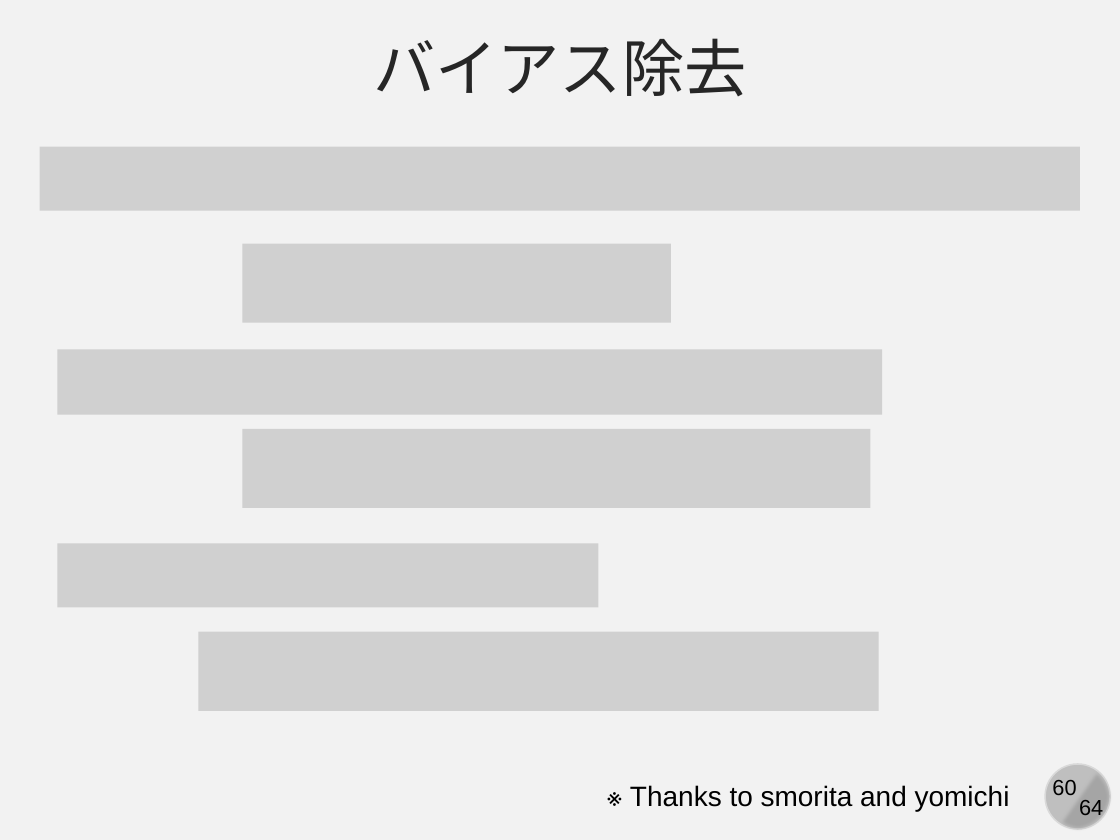
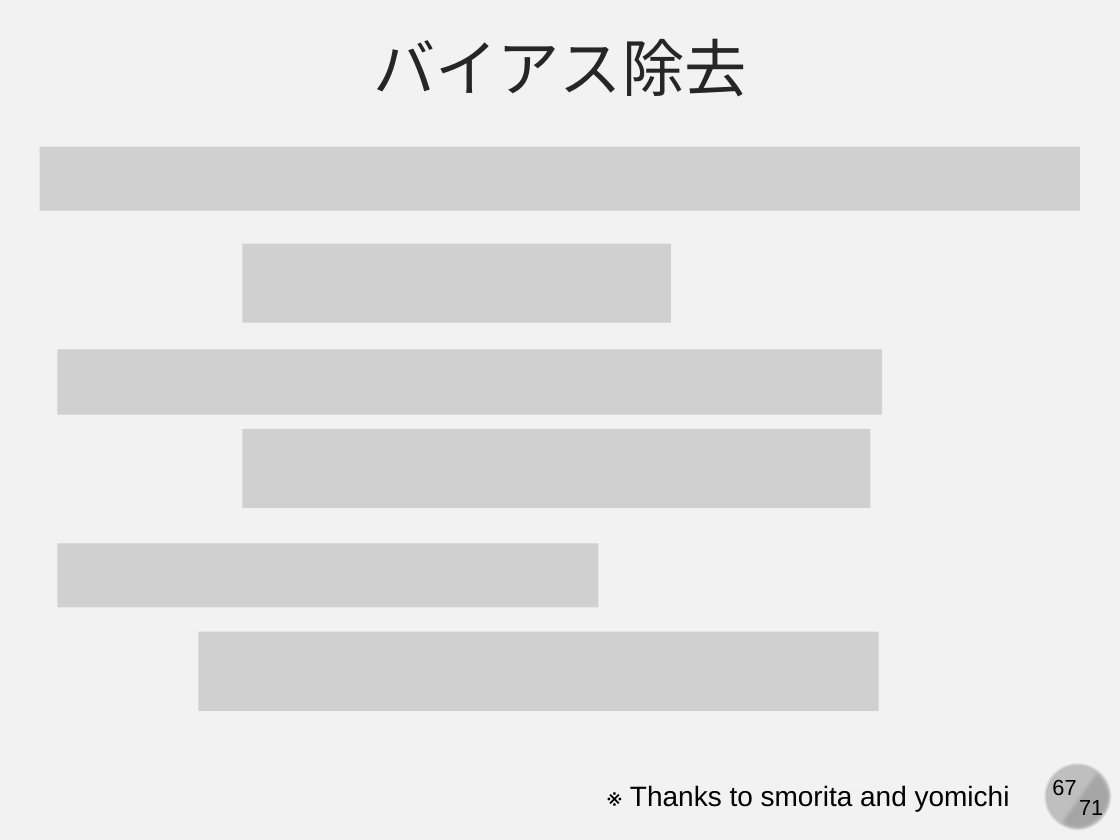
Before and after one commit to kaityo256/yamagata2022, a slide deck: slide 67 of 03_mc_advanced/yamagata03.pptx (slide 60 before the commit). Drawn at 1120x840 pixels with LibreOffice and Linux fonts; fonts in the diff are those of the drawing; grey boxes stand for pictures. Boxes give left, top, right and bottom in pixels: in the first picture for what was removed or moved away, otherwise in the second. Text is boxed around its words. In the diff, an @@ line names an element or a change of style, - is before the commit and + after.

```diff
--- a/03_mc_advanced/yamagata03.pptx
+++ b/03_mc_advanced/yamagata03.pptx
@@ page number at [1052, 780, 1076, 795]: text changed @@
-60
+67
@@ text at [1079, 800, 1103, 820]: text changed @@
-64
+71
```
Also in this commit, not shown: 63 other slides changed, 7 slides added.
